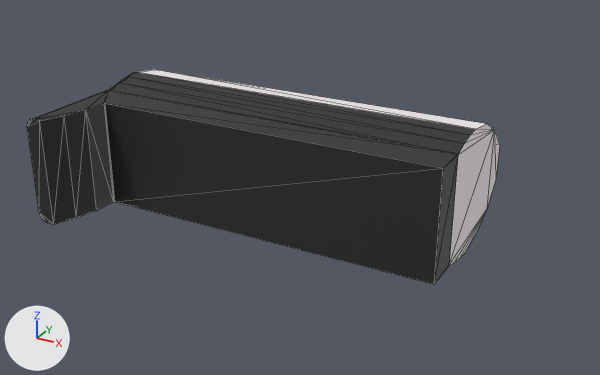
The FBX model Gymnasiearbete/Assets/Models/Weapon-Raycast-Stock.fbx as it was, and as the next commit left it.
One viewpoint serves both versions: a 50 mm lens placed at (1.13, -3.87, 2.1), pointed at (-0.89, -0.21, 0.28). Lighting does not change. The marker at lower left points along +X, +Y and +Z. Mesh edges are drawn as thin lines. Where no turn or scale is listed for an object, it has been applied to the vertices.

Objects in the first picture: 'Sci-Fi Raycasting weapon Stock'.
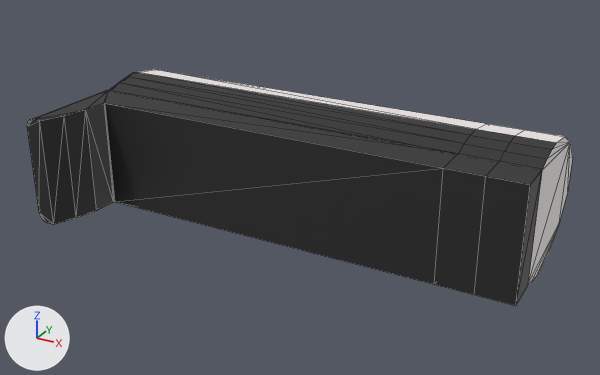
The newer file is also rescaled (x1.5), turned or shifted as a whole; pictures and numbers use the older file's frame.

Edits to the bpy script that builds the scene:
```text
Change me_sci_fi_raycasting_weapon_stock:
    used by ob_sci_fi_raycasting_weapon_stock; location = (0.0, 0.0, 0.0)
    remove me_sci_fi_raycasting_weapon_stock.from_pydata(...)  # 95 vertices, 186 faces; spans x -2.2..0.0, y -0.86..0.5, z 0.0..0.7
    add me_sci_fi_raycasting_weapon_stock.from_pydata(...)  # 131 vertices, 222 faces; spans x -2.2..0.4, y -0.86..0.5, z 0.0..0.7
    me_sci_fi_raycasting_weapon_stock part 1
    16 faces are deleted
    18 new vertices lie (0.2, 0.0, 0.0) away from vertices in x 0.0, y -0.46..0.5, z 0.0..0.7
    18 new vertices lie (0.2, 0.0, 0.0) away from vertices in x 0.2, y -0.46..0.5, z 0.0..0.7
    28 new faces join them, mat_top (white #fff8f8)
    24 new faces join them, mat_bottom (black #292929)
```

Pixel boxes [x1, y1, x2, y2] of what changed, in the pictures (600 x 375 px):
'Sci-Fi Raycasting weapon Stock', reshaped (15% wider, 10% taller)
    before: [27, 70, 500, 284]
    after: [27, 70, 573, 305]
part 1 of me_sci_fi_raycasting_weapon_stock, built on
    before: [435, 124, 500, 283]
    after: [435, 124, 573, 305]
